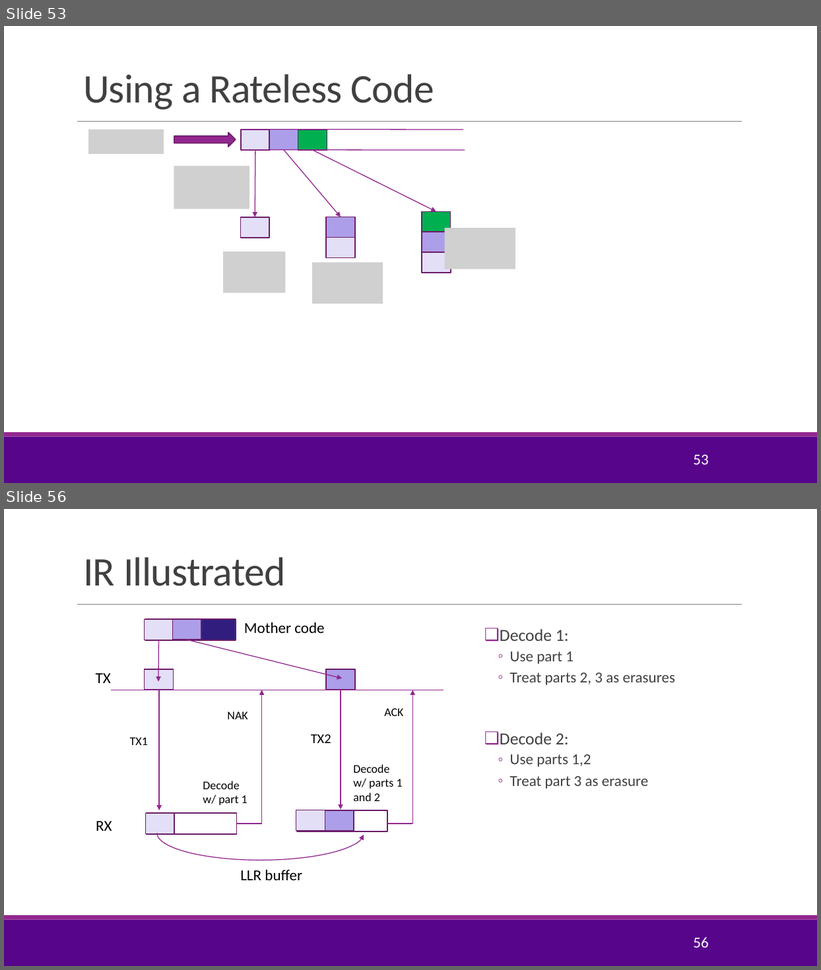
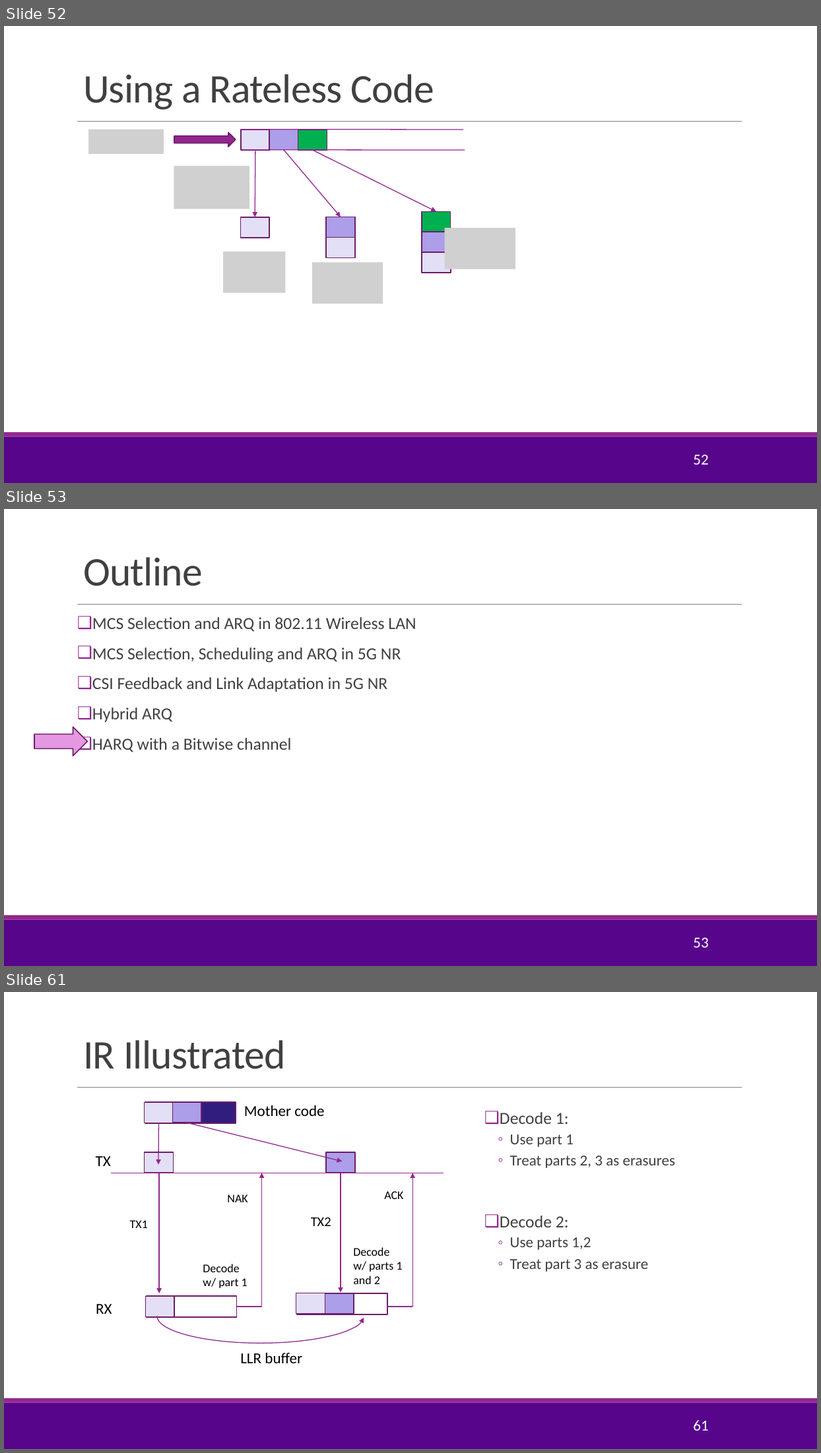
Before and after one commit to sdrangan/wirelesscomm, a slide deck: lectures/Unit05_AMC.pptx. Shown one above the other, each under a label of ours: slides 53 and 56 before the commit, slides 52, 53 and 61 after it; the slides between them are not shown. The pictures are 821x970 and 821x1453 pixels, drawn with LibreOffice and Linux fonts; fonts in the diff are those of the drawing; grey boxes stand for pictures; background and template pictures are left out. Boxes give left, top, right and bottom in pixels: in the first picture for what was removed or moved away, otherwise in the second. Text is boxed around its words. In the diff, an @@ line names an element or a change of style, - is before the commit and + after.

```diff
--- a/lectures/Unit05_AMC.pptx
+++ b/lectures/Unit05_AMC.pptx
@@ slide 53 added at bbox=[4, 509, 817, 966], background #FFFFFF; not listed: 3 template elements that a slide beside it also shows @@
@@ title added at bbox=[83, 557, 203, 586], 48 pt, text #404040 @@
+Outline
@@ text added at bbox=[92, 617, 416, 753], 20 pt, text #404040 @@
+❑ MCS Selection and ARQ in 802.11 Wireless LAN
+❑ MCS Selection, Scheduling and ARQ in 5G NR
+❑ CSI Feedback and Link Adaptation in 5G NR
+❑ Hybrid ARQ
+❑ HARQ with a Bitwise channel
@@ right arrow added at bbox=[34, 727, 88, 756], fill #E498E1, outline #6C1D6A 1.25 pt @@
@@ page number added at bbox=[693, 938, 708, 948], 18 pt, text #FFFFFF @@
+53
@@ what was slide 53 is now slide 52 @@
@@ page number at bbox=[693, 455, 708, 465]: text changed @@
-53
+52
@@ what was slide 56 is now slide 61 @@
@@ page number at bbox=[693, 1420, 708, 1431]: text changed @@
-56
+61
```
Also in this commit, not shown: 2 slides changed, 9 other slides added, 3 slides removed, 4 other files.
